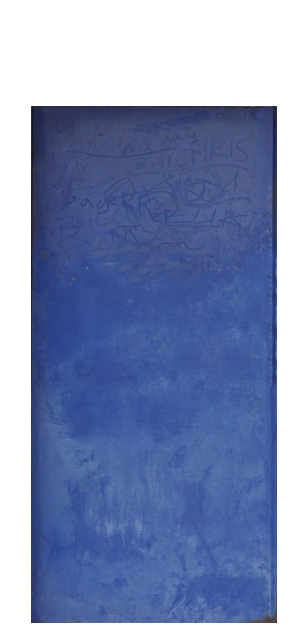
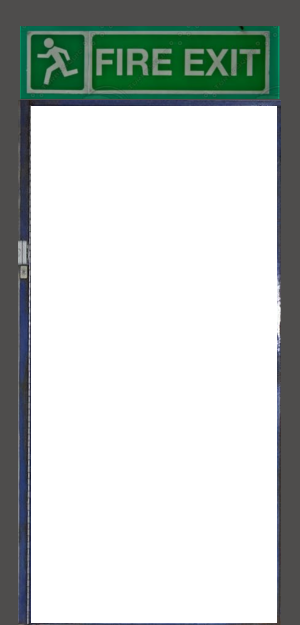
Layer changes from the first (300, 625) image to the second:
hid "Pasted Layer", painted on it over box(31, 106, 277, 623)
showed "Grey" over box(21, 26, 278, 99)
showed "Background" over box(0, 0, 300, 625)
